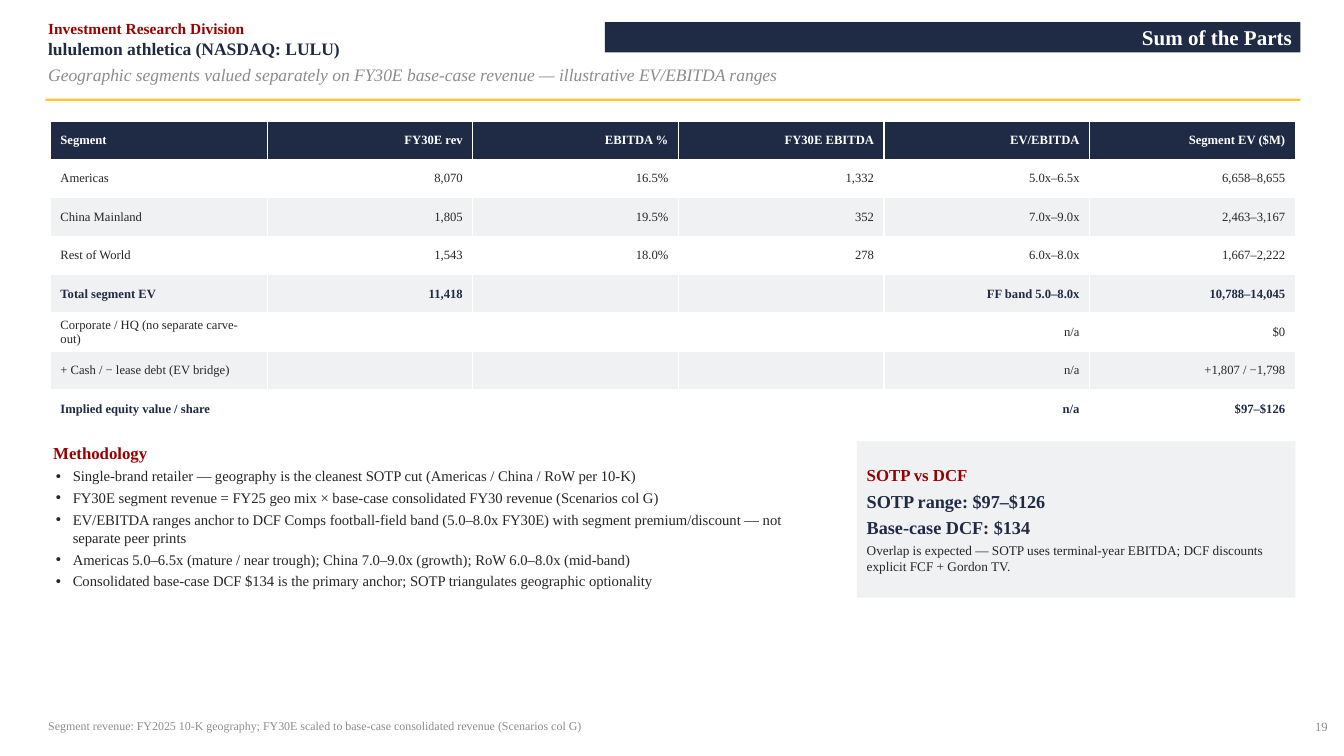
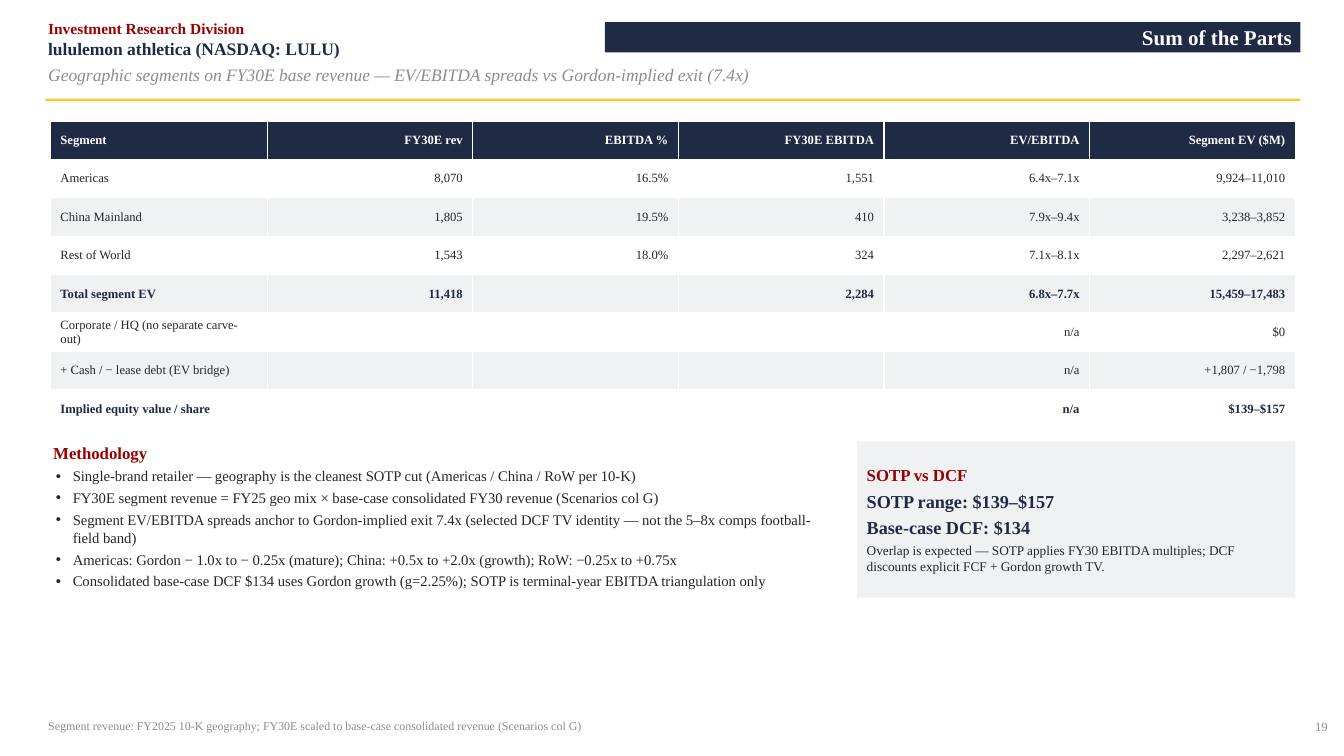
Before and after one commit to vengeanceaiUSC/RM, a slide deck: slide 20 of LULU/LULU_Investment_Pitch_Deck.pptx. Drawn at 1344x756 pixels with LibreOffice and Linux fonts; fonts in the diff are those of the drawing. Boxes give left, top, right and bottom in pixels: in the first picture for what was removed or moved away, otherwise in the second. Text is boxed around its words. In the diff, an @@ line names an element or a change of style, - is before the commit and + after.

```diff
--- a/LULU/LULU_Investment_Pitch_Deck.pptx
+++ b/LULU/LULU_Investment_Pitch_Deck.pptx
@@ text at <box>48,69,748,85</box>: text changed @@
-Geographic segments valued separately on FY30E base-case revenue — illustrative EV/EBITDA ranges
+Geographic segments on FY30E base revenue — EV/EBITDA spreads vs Gordon-implied exit (7.4x)
@@ table at <box>50,121,1296,429</box> @@
-row 2: Americas | 8,070 | 16.5% | 1,332 | 5.0x–6.5x | 6,658–8,655
+row 2: Americas | 8,070 | 16.5% | 1,551 | 6.4x–7.1x | 9,924–11,010
-row 3: China Mainland | 1,805 | 19.5% | 352 | 7.0x–9.0x | 2,463–3,167
+row 3: China Mainland | 1,805 | 19.5% | 410 | 7.9x–9.4x | 3,238–3,852
-row 4: Rest of World | 1,543 | 18.0% | 278 | 6.0x–8.0x | 1,667–2,222
+row 4: Rest of World | 1,543 | 18.0% | 324 | 7.1x–8.1x | 2,297–2,621
-row 5: Total segment EV | 11,418 |  |  | FF band 5.0–8.0x | 10,788–14,045
+row 5: Total segment EV | 11,418 |  | 2,284 | 6.8x–7.7x | 15,459–17,483
-row 8, column 6: $97–$126
+row 8, column 6: $139–$157
@@ text in rectangle at <box>867,495,1055,512</box>: text changed @@
-SOTP range: $97–$126
+SOTP range: $139–$157
@@ text at <box>73,514,811,589</box>: text changed @@
-• EV/EBITDA ranges anchor to DCF Comps football-field band (5.0–8.0x FY30E) with segment premium/discount — not separate peer prints
-• Americas 5.0–6.5x (mature / near trough); China 7.0–9.0x (growth); RoW 6.0–8.0x (mid-band)
-• Consolidated base-case DCF $134 is the primary anchor; SOTP triangulates geographic optionality
+• Segment EV/EBITDA spreads anchor to Gordon-implied exit 7.4x (selected DCF TV identity — not the 5–8x comps football-field band)
+• Americas: Gordon − 1.0x to − 0.25x (mature); China: +0.5x to +2.0x (growth); RoW: −0.25x to +0.75x
+• Consolidated base-case DCF $134 uses Gordon growth (g=2.25%); SOTP is terminal-year EBITDA triangulation only
@@ text in rectangle at <box>867,545,1235,574</box>: text changed @@
-Overlap is expected — SOTP uses terminal-year EBITDA; DCF discounts explicit FCF + Gordon TV.
+Overlap is expected — SOTP applies FY30 EBITDA multiples; DCF discounts explicit FCF + Gordon growth TV.
```
Also in this commit, not shown: 2 other slides changed, 4 other files.
